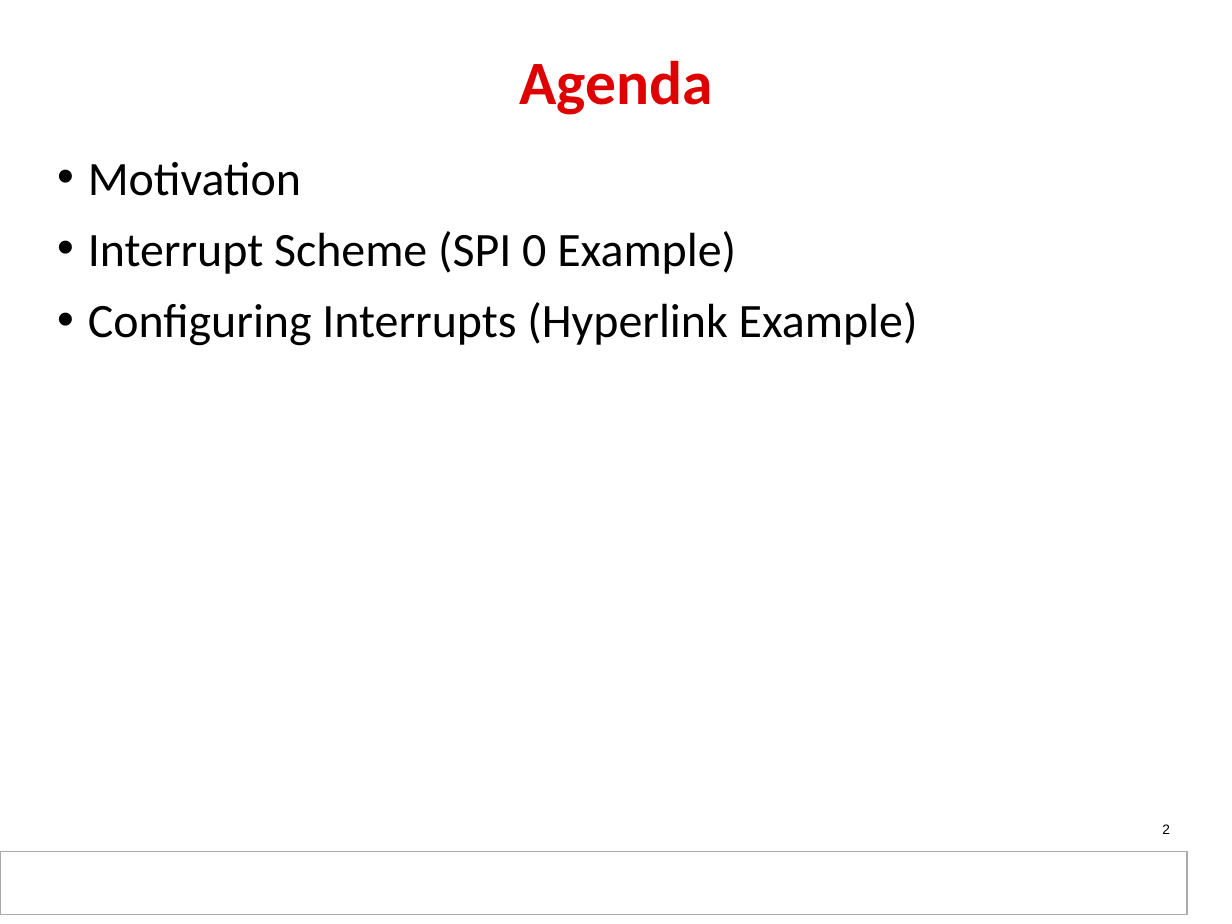
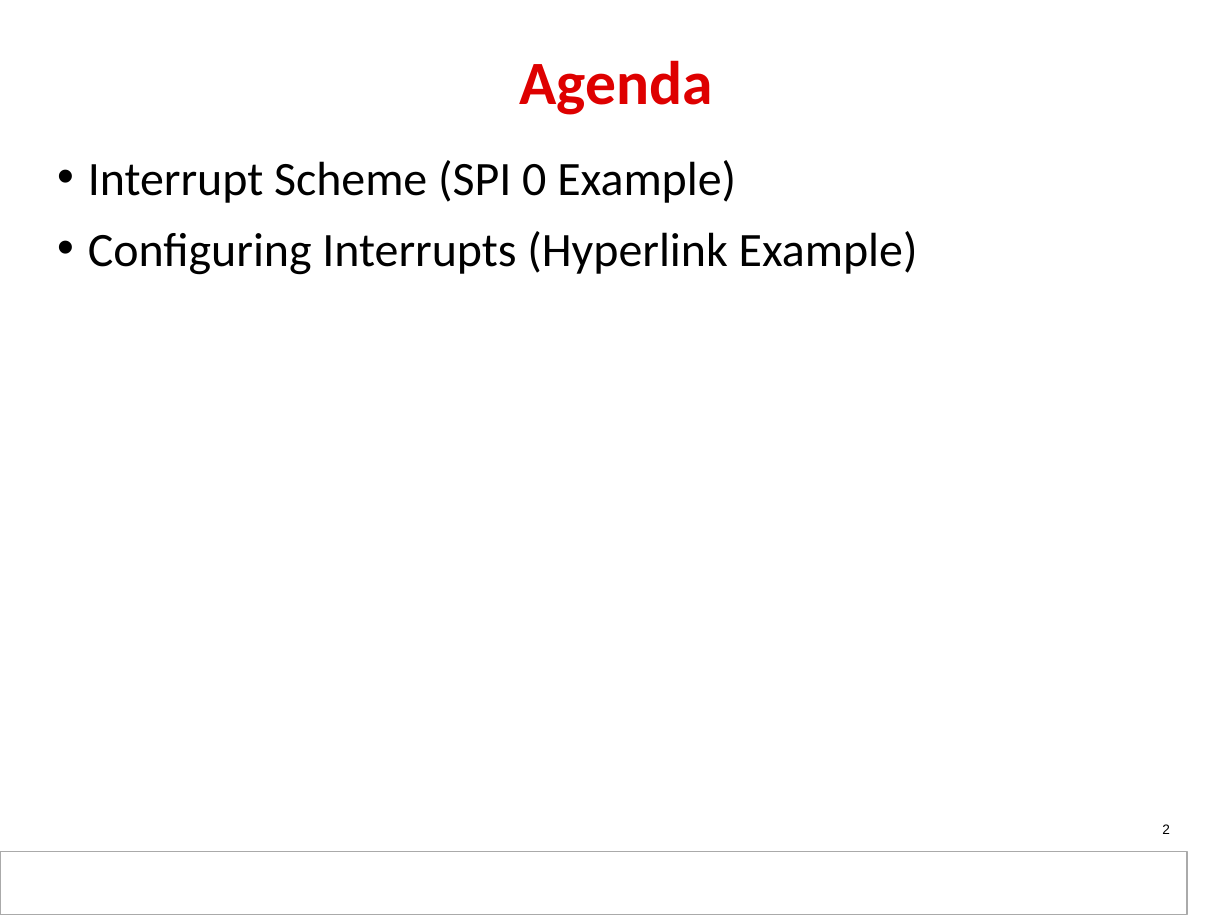
Before and after one commit to hari1989/keystone-workshop, a slide deck: slide 2 of slides/KeyStone_Interrupts.pptx. Drawn at 1232x924 pixels with LibreOffice and Linux fonts; fonts in the diff are those of the drawing; background and template pictures are left out. Boxes give left, top, right and bottom in pixels: in the first picture for what was removed or moved away, otherwise in the second. Text is boxed around its words. In the diff, an @@ line names an element or a change of style, - is before the commit and + after.

```diff
--- a/slides/KeyStone_Interrupts.pptx
+++ b/slides/KeyStone_Interrupts.pptx
@@ text at [88,162,301,196]: paragraph removed @@
-• Motivation
```
Also in this commit, not shown: 4 other slides changed, 10 slides added, 7 slides removed.
